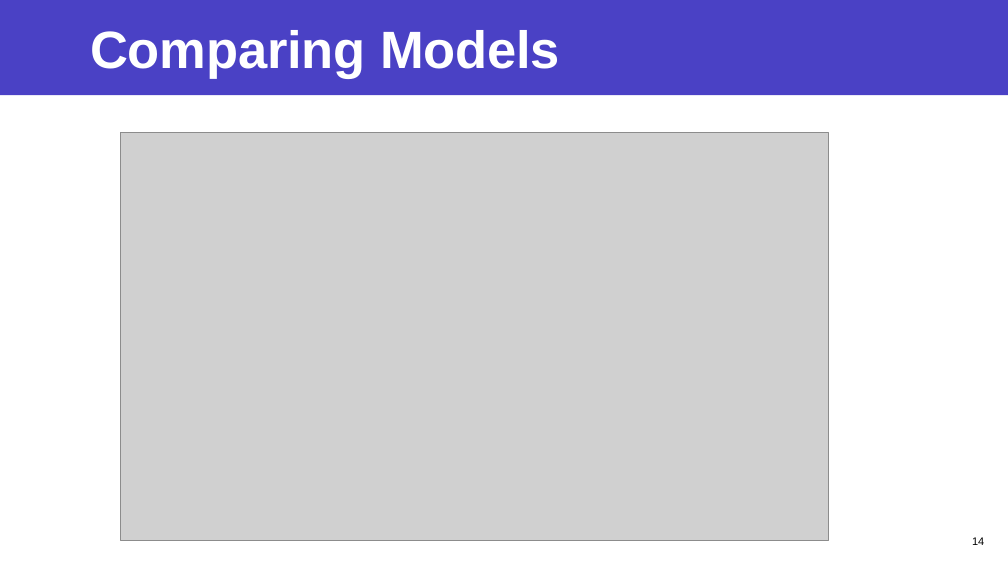
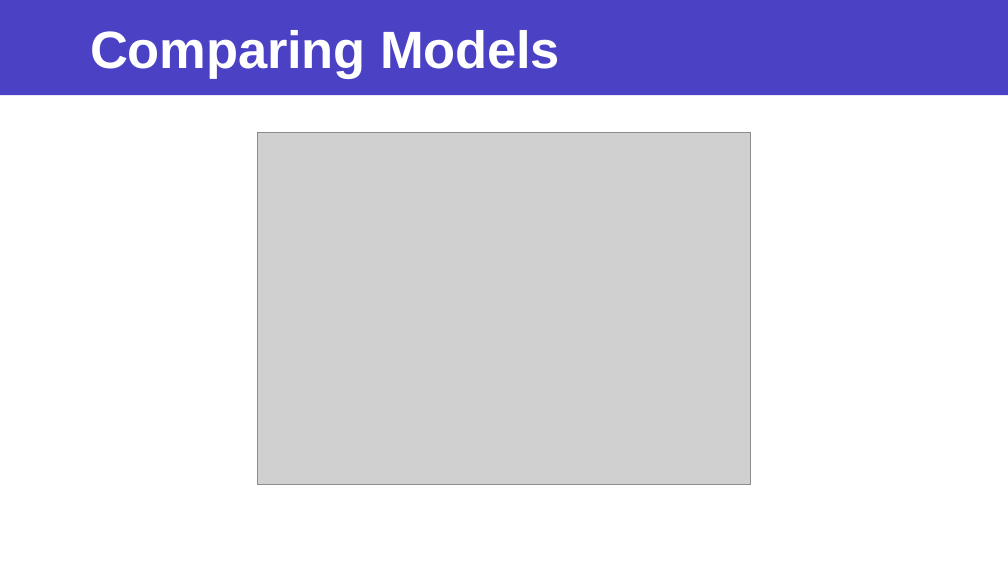
Before and after one commit to jaeheonk817/Project__Predicting-Hotel-Reservation-Cancellations, a slide deck: slide 14 of powerpoint.pptx. Drawn at 1008x567 pixels with LibreOffice and Linux fonts; fonts in the diff are those of the drawing; grey boxes stand for pictures. Boxes give left, top, right and bottom in pixels: in the first picture for what was removed or moved away, otherwise in the second. Text is boxed around its words. In the diff, an @@ line names an element or a change of style, - is before the commit and + after.

```diff
--- a/powerpoint.pptx
+++ b/powerpoint.pptx
@@ picture: place and size @@
-picture at [121, 133, 828, 541]
+picture at [257, 132, 751, 485]
@@ page number removed at [972, 537, 984, 545] @@
-14
```
Also in this commit, not shown: 13 other slides changed, 5 slides added, 22 other files.
